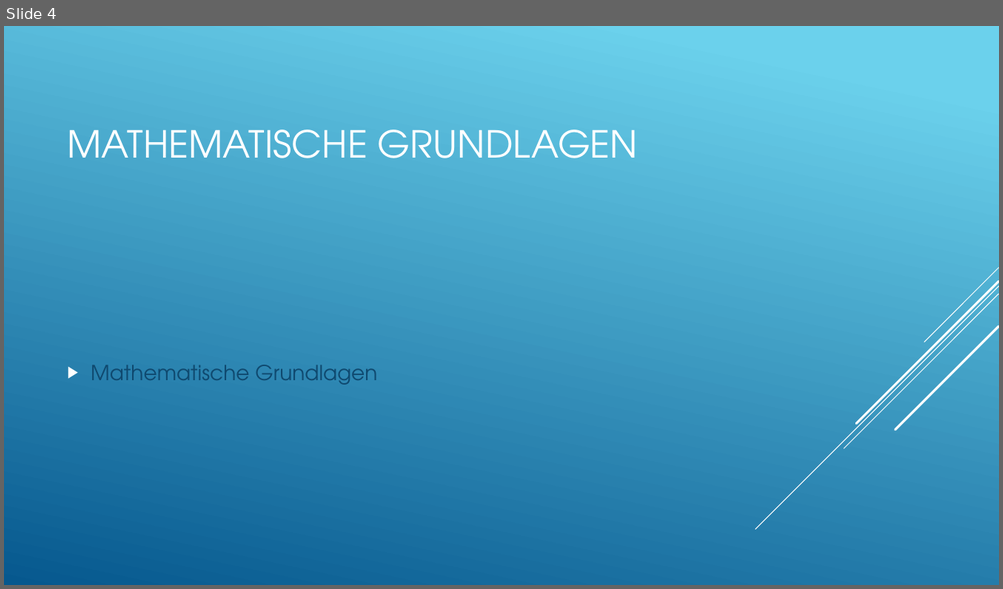
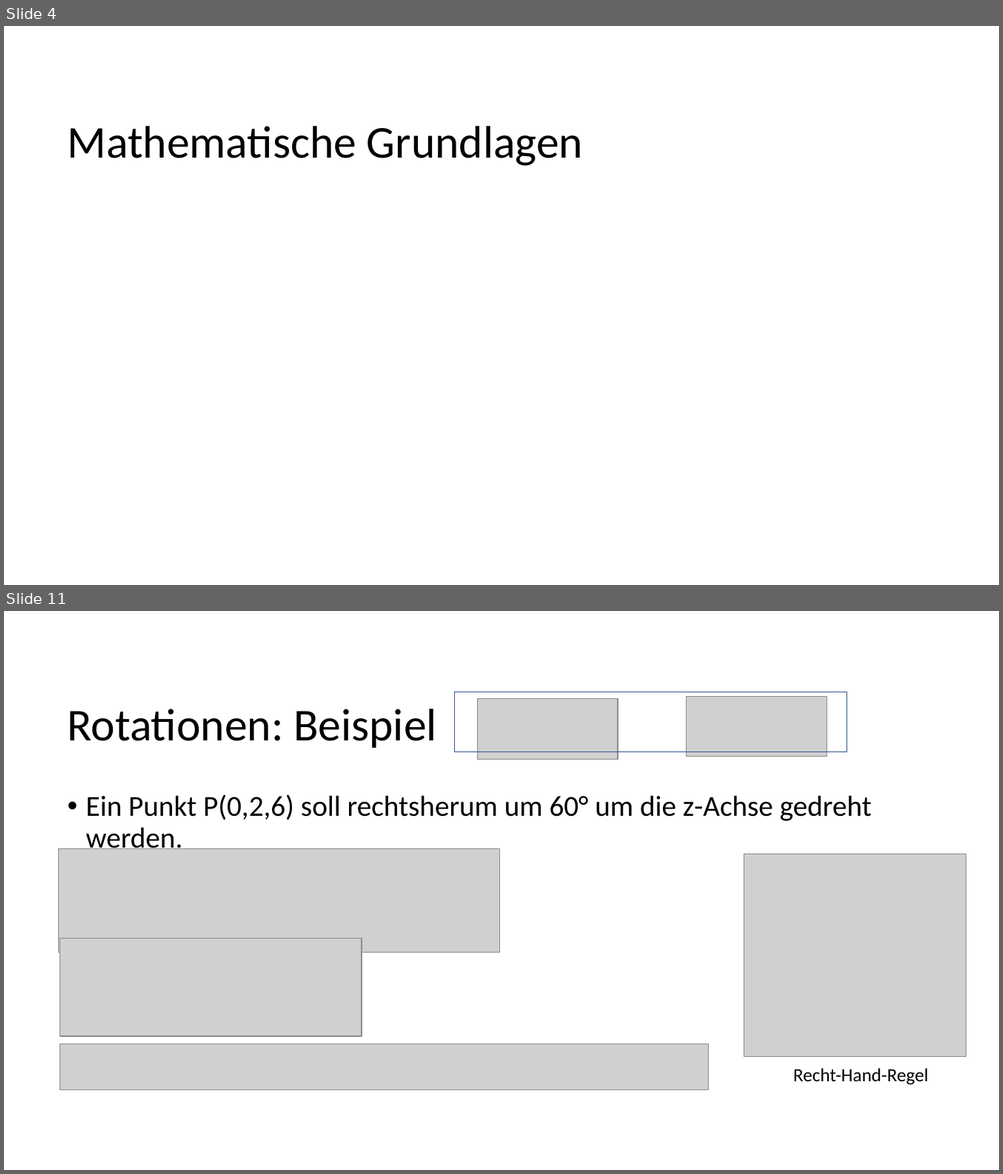
Before and after one commit to codinghardadmin/Quaternionen_DHBW, a slide deck: Quaternionen Präsentation.pptx. Shown one above the other, each under a label of ours: slide 4 before the commit, slides 4 and 11 after it; the slides between them are not shown. The pictures are 1003x589 and 1003x1174 pixels, drawn with LibreOffice and Linux fonts; fonts in the diff are those of the drawing; grey boxes stand for pictures. Boxes give left, top, right and bottom in pixels: in the first picture for what was removed or moved away, otherwise in the second. Text is boxed around its words. In the diff, an @@ line names an element or a change of style, - is before the commit and + after.

```diff
--- a/Quaternionen Präsentation.pptx
+++ b/Quaternionen Präsentation.pptx
@@ slide 11 added at (4, 611, 999, 1170), background #FFFFFF @@
@@ rectangle added at (455, 692, 847, 752), outline #325491 1 pt @@
@@ picture added at (477, 699, 617, 760) @@
@@ picture added at (686, 697, 826, 757) @@
@@ title added at (68, 709, 436, 748), 44 pt, text #000000 @@
+Rotationen: Beispiel
@@ text added at (86, 795, 871, 855), 28 pt, text #000000 @@
+• Ein Punkt P(0,2,6) soll rechtsherum um 60° um die z-Achse gedreht werden.
@@ picture added at (58, 849, 499, 953) @@
@@ picture added at (743, 854, 966, 1056) @@
@@ picture added at (60, 939, 361, 1037) @@
@@ picture added at (60, 1044, 708, 1090) @@
@@ text added at (793, 1068, 928, 1085), 18 pt, text #000000 @@
+Recht-Hand-Regel
@@ slide 4 changed as well @@
@@ background gradient #6ED2EB to #06588E to #FFFFFF @@
@@ title at (68, 126, 583, 166): text changed; size 36 to 44 pt; font TeX Gyre Adventor to Calibri; text colour #FFFFFF to #000000 @@
-MATHEMATISCHE GRUNDLAGEN
+Mathematische Grundlagen
@@ group removed at (755, 268, 999, 530): 5 lines @@
@@ text removed at (91, 365, 377, 385) @@
-▶ Mathematische Grundlagen
```
Also in this commit, not shown: 6 other slides changed, 7 other slides added.
